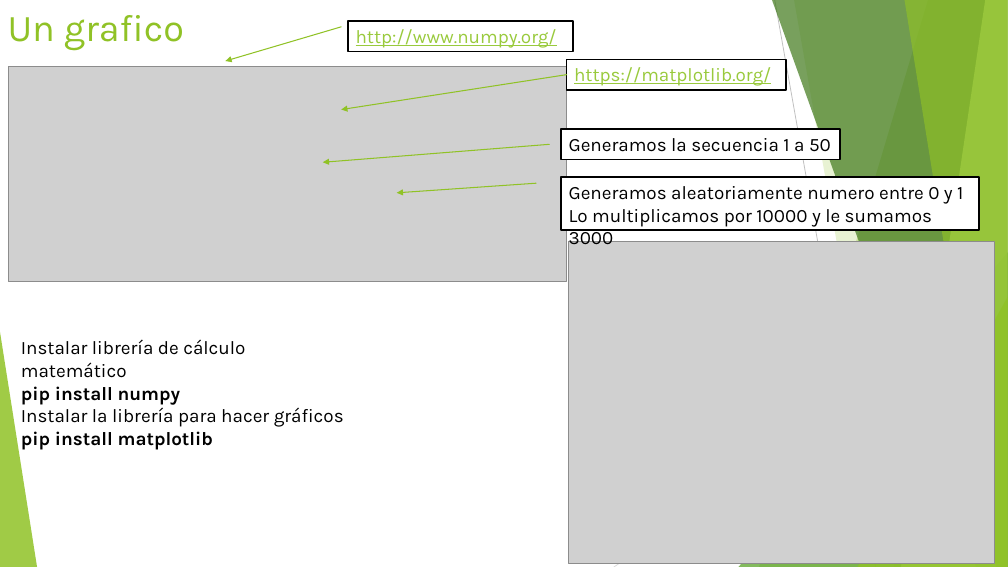
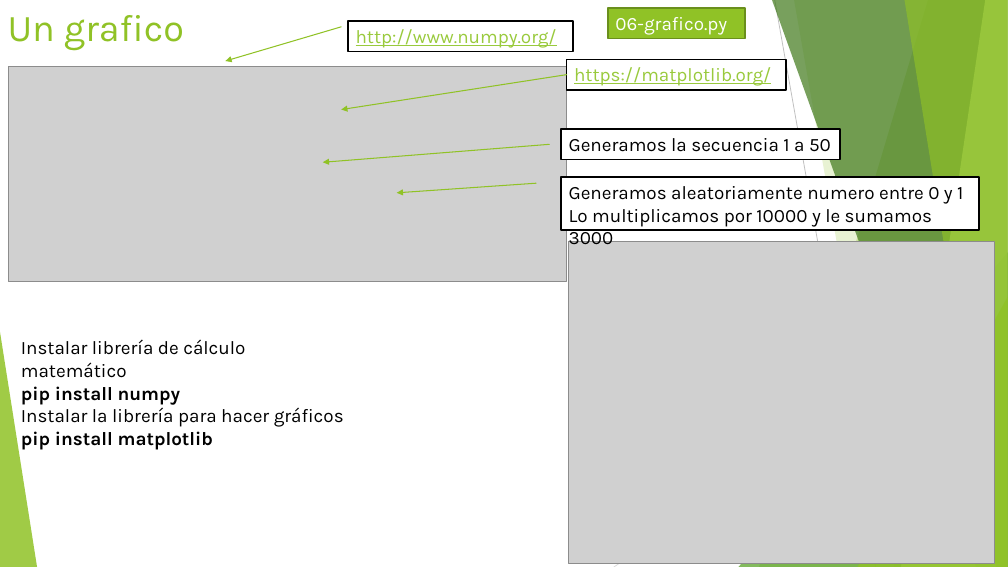
Before and after one commit to Jviejo/womentech, a slide deck: slide 11 of ppt/04 Cómo son los programas.pptx (slide 10 before the commit). Drawn at 1008x567 pixels with LibreOffice and Linux fonts; fonts in the diff are those of the drawing; grey boxes stand for pictures. Boxes give left, top, right and bottom in pixels: in the first picture for what was removed or moved away, otherwise in the second. Text is boxed around its words. In the diff, an @@ line names an element or a change of style, - is before the commit and + after.

```diff
--- a/ppt/04 Cómo son los programas.pptx
+++ b/ppt/04 Cómo son los programas.pptx
@@ rectangle added at box(608, 8, 745, 39), fill #90C226, outline #6B901C 1.5 pt, 18 pt, text #FFFFFF @@
+06-grafico.py
```
Also in this commit, not shown: 5 other slides changed, 1 slide added, 6 other files.
